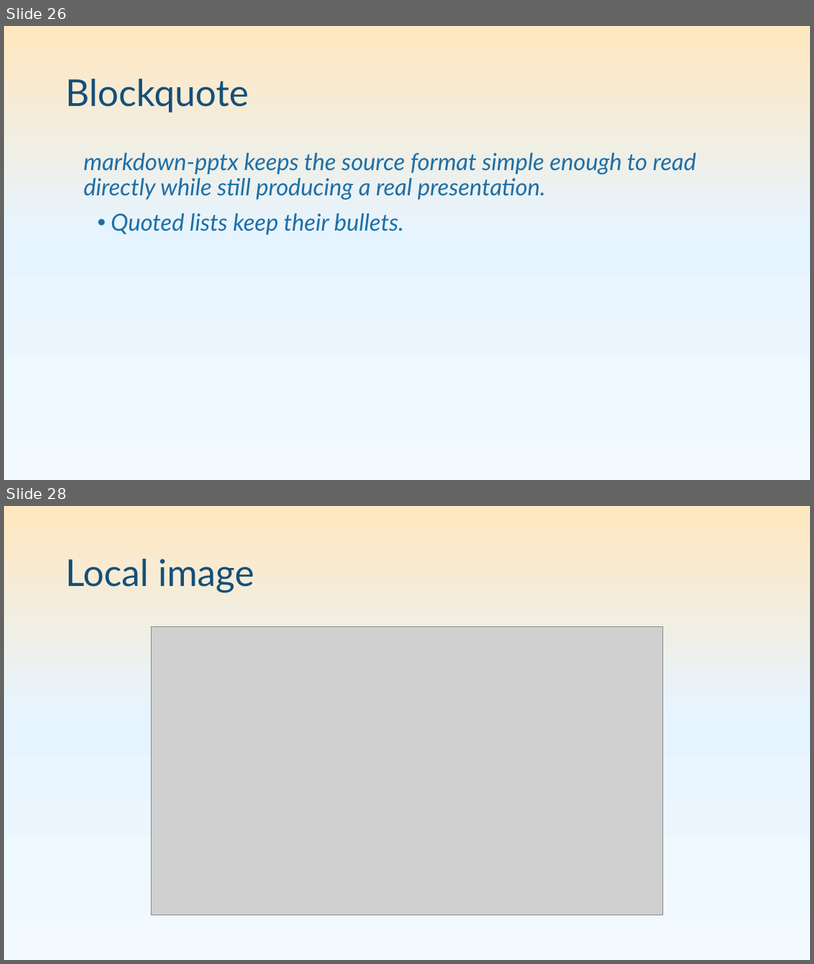
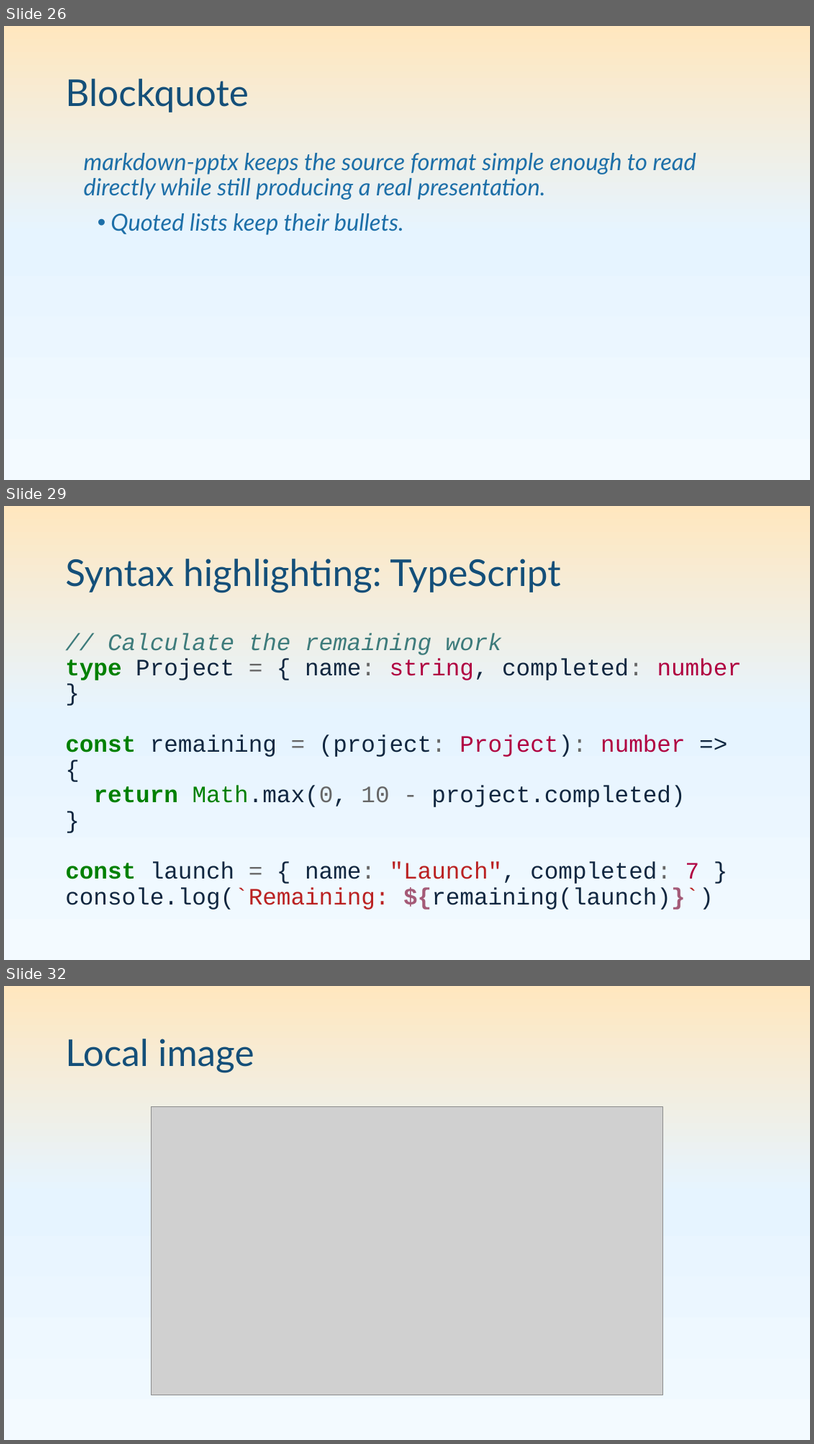
Before and after one commit to pseudosavant/markdown-pptx, a slide deck: sample/showcase.pptx. Shown one above the other, each under a label of ours: slides 26 and 28 before the commit, slides 26, 29 and 32 after it; the slides between them are not shown. The pictures are 814x964 and 814x1444 pixels, drawn with LibreOffice and Linux fonts; fonts in the diff are those of the drawing; grey boxes stand for pictures. Boxes give left, top, right and bottom in pixels: in the first picture for what was removed or moved away, otherwise in the second. Text is boxed around its words. In the diff, an @@ line names an element or a change of style, - is before the commit and + after.

Commit message:
Show syntax highlighting for Python TypeScript HTML and CSS

```diff
--- a/sample/showcase.pptx
+++ b/sample/showcase.pptx
@@ slide 29 added at [4,506,810,960], background gradient #F3FAFF to #E6F4FF to #FFE7BF @@
@@ title added at [65,559,561,592], 44 pt, text #144F79 @@
+Syntax highlighting: TypeScript
@@ text added at [65,633,742,909], 28 pt, text #10263F @@
+// Calculate the remaining work
+type Project = { name: string, completed: number }
+const remaining = (project: Project): number => {
+return Math.max(0, 10 - project.completed)
+}
+const launch = { name: "Launch", completed: 7 }
+console.log(`Remaining: ${remaining(launch)}`)
@@ what was slide 28 is now slide 32 @@
```
Also in this commit, not shown: 1 slide changed, 3 other slides added, 1 other file.
